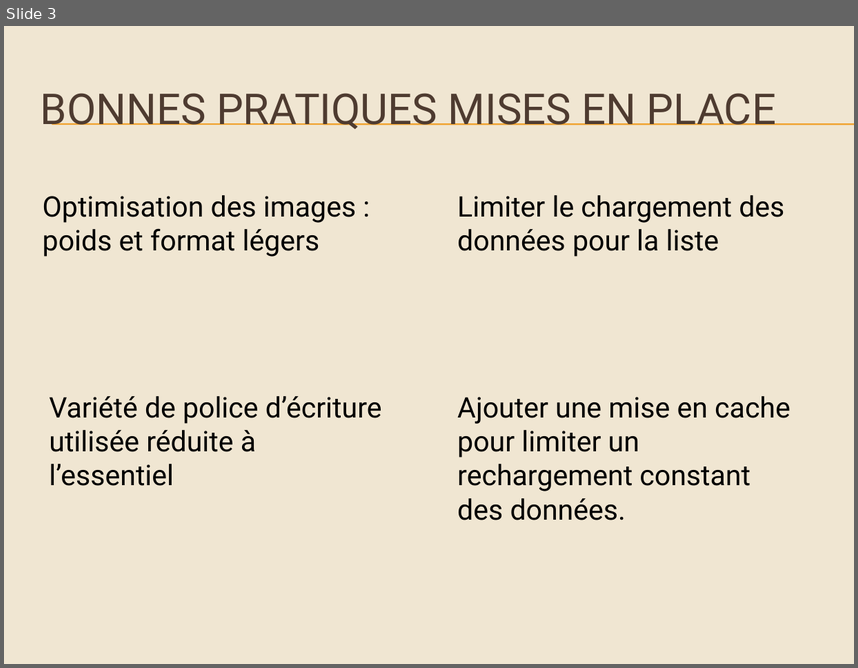
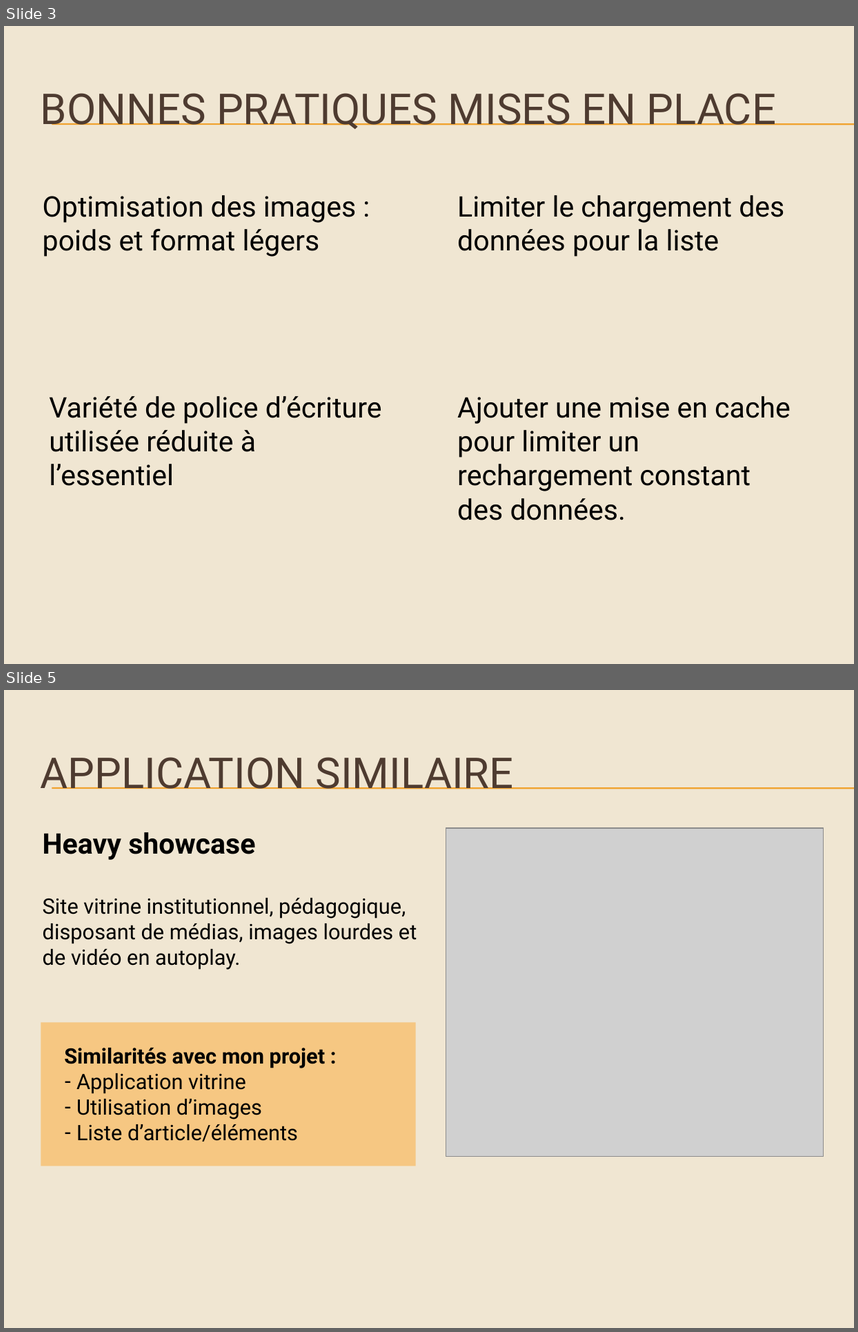
Before and after one commit to simplon-alt-dist-p7/ecotraining-starter-raphael, a slide deck: diaporama-presentation.pptx. Shown one above the other, each under a label of ours: slide 3 before the commit, slides 3 and 5 after it; the slides between them are not shown. The pictures are 858x668 and 858x1332 pixels, drawn with LibreOffice and Linux fonts; fonts in the diff are those of the drawing; grey boxes stand for pictures. Boxes give left, top, right and bottom in pixels: in the first picture for what was removed or moved away, otherwise in the second. Text is boxed around its words. In the diff, an @@ line names an element or a change of style, - is before the commit and + after.

```diff
--- a/diaporama-presentation.pptx
+++ b/diaporama-presentation.pptx
@@ slide 5 added at [4, 690, 854, 1328], background #F0E6D2; not listed: 2 template elements that a slide beside it also shows @@
@@ title added at [41, 757, 514, 789], 36 pt, text #4E3B30 @@
+APPLICATION SIMILAIRE
@@ text added at [43, 832, 255, 860], 24 pt, text #000000, bold @@
+Heavy showcase
@@ picture added at [446, 828, 824, 1156] @@
@@ text added at [43, 898, 417, 969], 18 pt, text #000000 @@
+Site vitrine institutionnel, pédagogique, disposant de médias, images lourdes et de vidéo en autoplay.
@@ rectangle added at [41, 1023, 415, 1166], fill #F6C782, 18 pt, text #000000 @@
+Similarités avec mon projet :
+– Application vitrine
+– Utilisation d’images
+– Liste d’article/éléments
```
Also in this commit, not shown: 1 slide changed, 1 other slide added.
